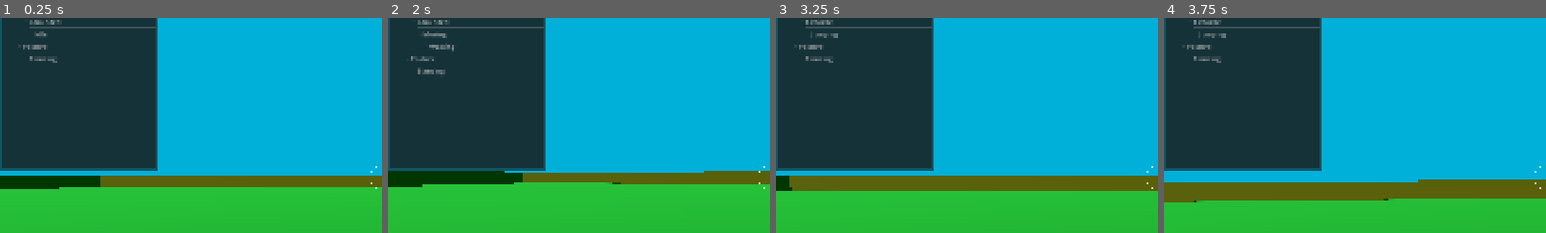
Above: before the commit, frames 1-4 (left to right).
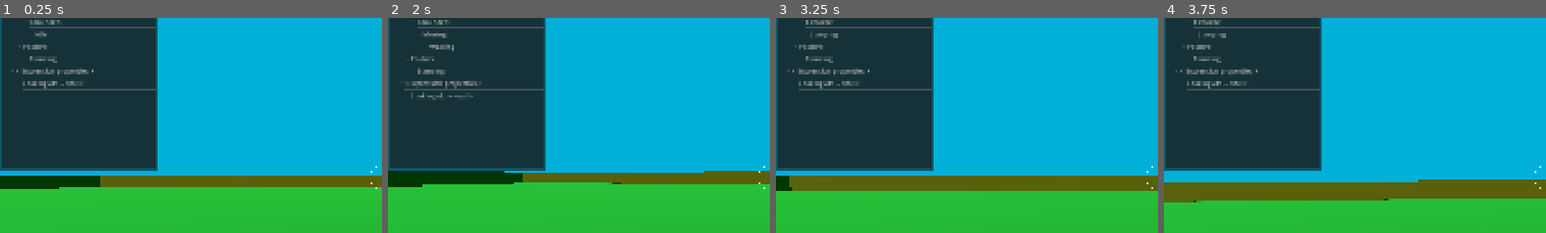
Above: after the commit, the same moments.

Repository: janisl/rpg-core
Game: Godot game, scene res://systems/main_scene.tscn
Same seed, same stepped clock (60 frames per second), same inputs: the game is played once before the commit and once after it.
Inputs (mouse positions are % of the whole screen's width and height, from its top left):
- Up to frame 1 (0.25 s): no input
- Up to frame 2 (2 s): tap Enter at 0.5 s; move the mouse to (55, 50) at 0.52 s; hold Shift (crouch) 0.53-1.28 s; hold W (forward) from 0.53 s (still down); tap Space (jump) at 0.77, 1.52 s; move the mouse to (45, 50) at 1.27 s; tap Shift (crouch) at 1.35 s
- Up to frame 3 (3.25 s): keep holding W (forward); move the mouse to (52, 48) at 2.02 s; hold Ctrl (sprint) 2.03-2.78 s; tap Shift (crouch) at 2.3, 2.85 s; move the mouse to (49, 52) at 2.77 s; tap Space (jump) at 3.02 s
- Up to frame 4 (3.75 s): keep holding W (forward); move the mouse to (57, 51) at 3.52 s; hold Shift (crouch) from 3.53 s (still down)
The pictures show only the part of the screen within x 0-50%, y 13-63%; the shares and areas given below are measured in that part.

The runs differ from the first frame. In frame 1, 0.9% of the frame differs, in the area x 3-41%, y 23-34%; in frame 2, 0.8%; in frame 3, 0.9%; in frame 4, 0.9%.

Commit message:
Add a ray cast for interactions.

Diff:
--- /dev/null
+++ b/actors/player/components/interaction_ray_cast.gd
@@ -0,0 +1,14 @@
+class_name InteractionRayCast
+extends RayCast3D
+
+var current_object
+
+
+func _process(_delta: float) -> void:
+	if is_colliding():
+		var object = get_collider()
+		if object == current_object:
+			return
+		current_object = object
+	else:
+		current_object = null
--- a/actors/player/player.gd
+++ b/actors/player/player.gd
@@ -9,6 +9,7 @@
 @export var standing_collision: CollisionShape3D
 @export var crouching_collision: CollisionShape3D
 @export var crouch_check: ShapeCast3D
+@export var interaction_ray_cast: InteractionRayCast
 @export_group("Movement settings")
 @export var acceleration: float = 0.2
 @export var deceleration: float = 0.5
--- a/actors/player/player.tscn
+++ b/actors/player/player.tscn
@@ -6,6 +6,7 @@
 [ext_resource type="Script" uid="uid://c1vp0ojjvaby1" path="res://addons/godot_state_charts/parallel_state.gd" id="3_6p1w3"]
 [ext_resource type="Script" uid="uid://cpbru7gt1lbmj" path="res://actors/player/controllers/camera_controller.gd" id="3_12xki"]
 [ext_resource type="Script" uid="uid://jk2jm1g6q853" path="res://addons/godot_state_charts/compound_state.gd" id="4_15y17"]
+[ext_resource type="Script" uid="uid://dra7tey8c0bv2" path="res://actors/player/components/interaction_ray_cast.gd" id="4_qrxv1"]
 [ext_resource type="Script" uid="uid://cytafq8i1y8qm" path="res://addons/godot_state_charts/atomic_state.gd" id="5_15y17"]
 [ext_resource type="Script" uid="uid://cf1nsco3w0mf6" path="res://addons/godot_state_charts/transition.gd" id="6_bop6h"]
 [ext_resource type="Script" uid="uid://coif1t8j7k7ns" path="res://actors/player/state_machine/player_state_machine.gd" id="7_bop6h"]
@@ -30,13 +31,14 @@
 radius = 0.3
 height = 0.8
 
-[node name="Player" type="CharacterBody3D" unique_id=86196454 node_paths=PackedStringArray("camera_controller", "state_chart", "standing_collision", "crouching_collision", "crouch_check")]
+[node name="Player" type="CharacterBody3D" unique_id=86196454 node_paths=PackedStringArray("camera_controller", "state_chart", "standing_collision", "crouching_collision", "crouch_check", "interaction_ray_cast")]
 script = ExtResource("1_nvxhs")
 camera_controller = NodePath("CameraController")
 state_chart = NodePath("StateChart")
 standing_collision = NodePath("StandingCollision")
 crouching_collision = NodePath("CrouchingCollision")
 crouch_check = NodePath("CrouchCheck")
+interaction_ray_cast = NodePath("CameraController/Camera/InteractionRayCast")
 
 [node name="StateChartDebugger" parent="." unique_id=1438023907 instance=ExtResource("2_388e2")]
 offset_right = -1522.0
@@ -61,6 +63,10 @@
 player = NodePath("..")
 
 [node name="Camera" type="Camera3D" parent="CameraController" unique_id=1332938429]
+
+[node name="InteractionRayCast" type="RayCast3D" parent="CameraController/Camera" unique_id=206725175]
+target_position = Vector3(0, 0, -3)
+script = ExtResource("4_qrxv1")
 
 [node name="StateChart" type="Node" parent="." unique_id=136452644]
 script = ExtResource("2_lsqbn")
--- a/actors/player/state_machine/player_state_machine.gd
+++ b/actors/player/state_machine/player_state_machine.gd
@@ -3,3 +3,8 @@
 
 @export_group("Refernces")
 @export var player: Player
+
+
+func _process(_delta: float) -> void:
+	if player:
+		player.state_chart.set_expression_property("Looking at: ", player.interaction_ray_cast.current_object)
Not shown, added: actors/player/components/interaction_ray_cast.gd.uid
